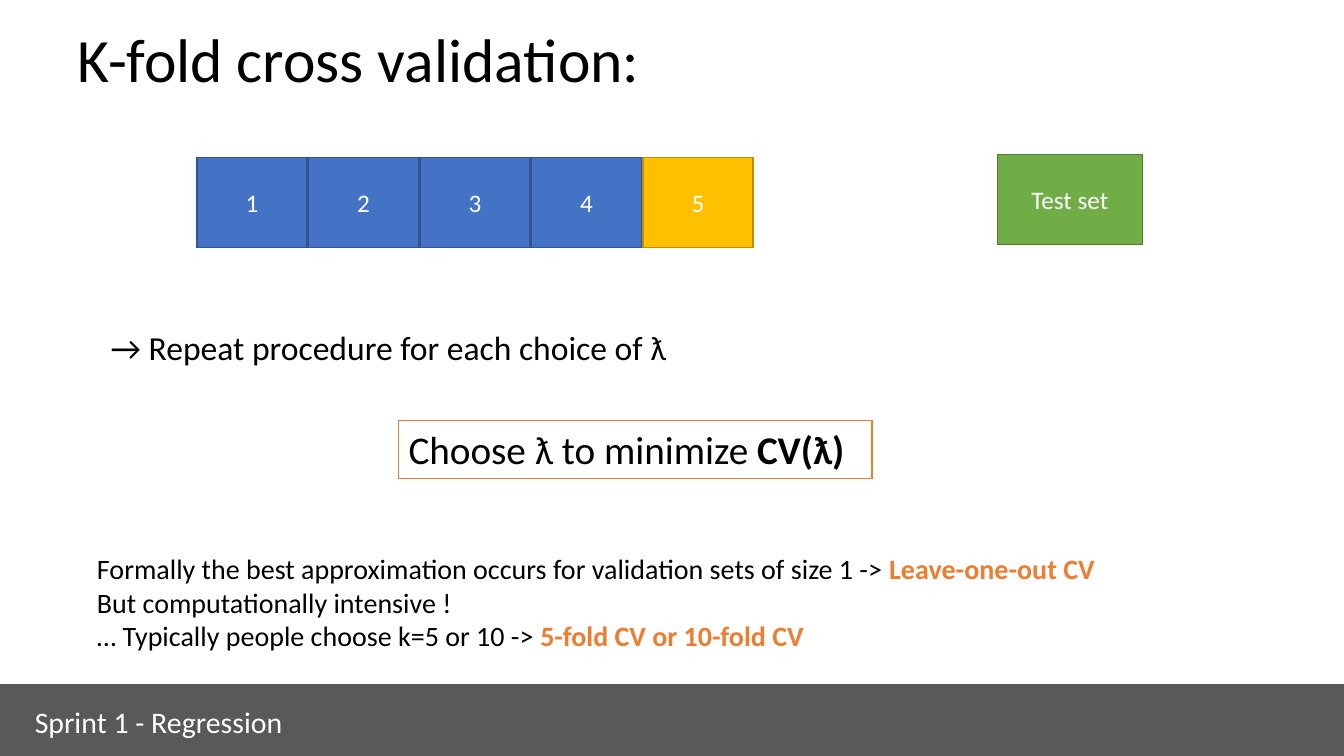
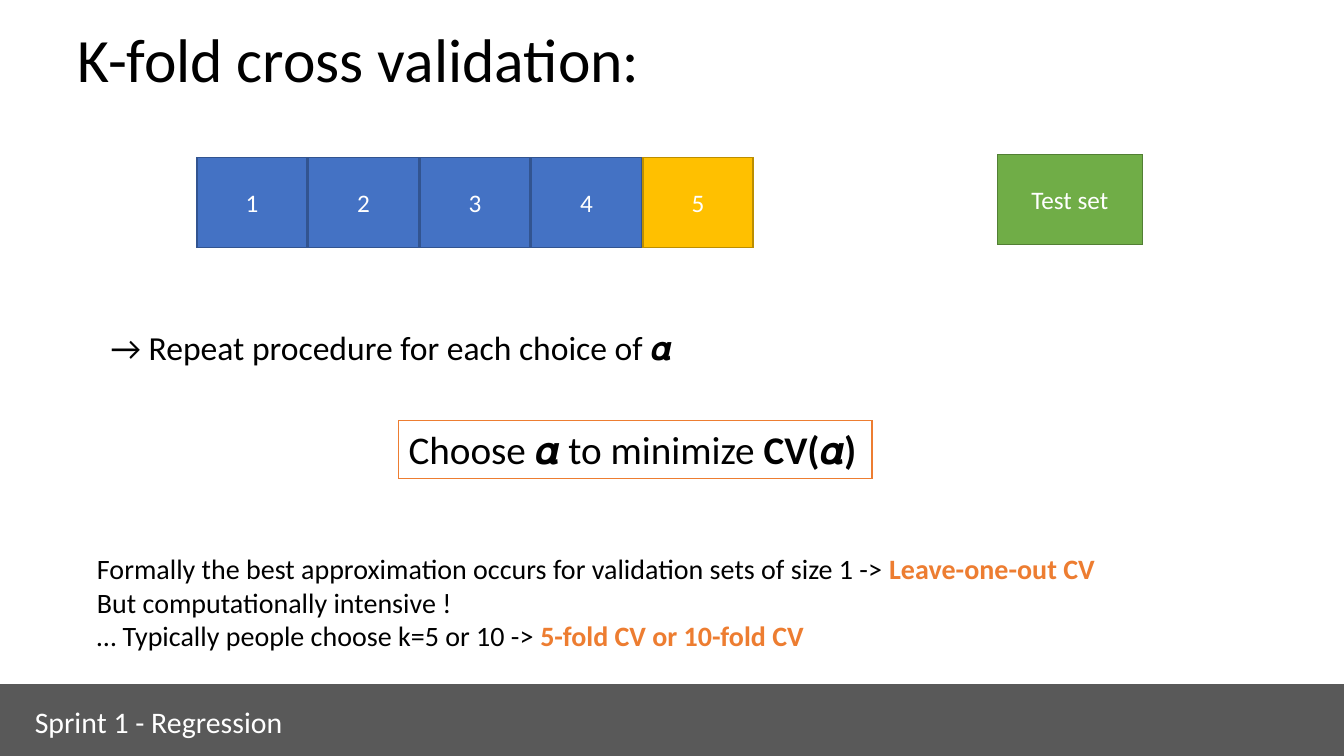
Before and after one commit to ua-dsf/ML_sprint, a slide deck: slide 40 of sprint1_regression/module1_regression_part2.pptx (slide 25 before the commit). Drawn at 1344x756 pixels with LibreOffice and Linux fonts; fonts in the diff are those of the drawing. Boxes give left, top, right and bottom in pixels: in the first picture for what was removed or moved away, otherwise in the second. Text is boxed around its words. In the diff, an @@ line names an element or a change of style, - is before the commit and + after.

```diff
--- a/sprint1_regression/module1_regression_part2.pptx
+++ b/sprint1_regression/module1_regression_part2.pptx
@@ text at (x1=149, y1=336, x2=672, y2=366): text changed @@
-→ Repeat procedure for each choice of ƛ
+→ Repeat procedure for each choice of 𝜶
@@ text in rectangle at (x1=409, y1=435, x2=845, y2=470): text changed @@
-Choose ƛ to minimize CV(ƛ)
+Choose 𝜶 to minimize CV(𝜶)
```
Also in this commit, not shown: 13 other slides changed, 9 slides added, 5 other files.
